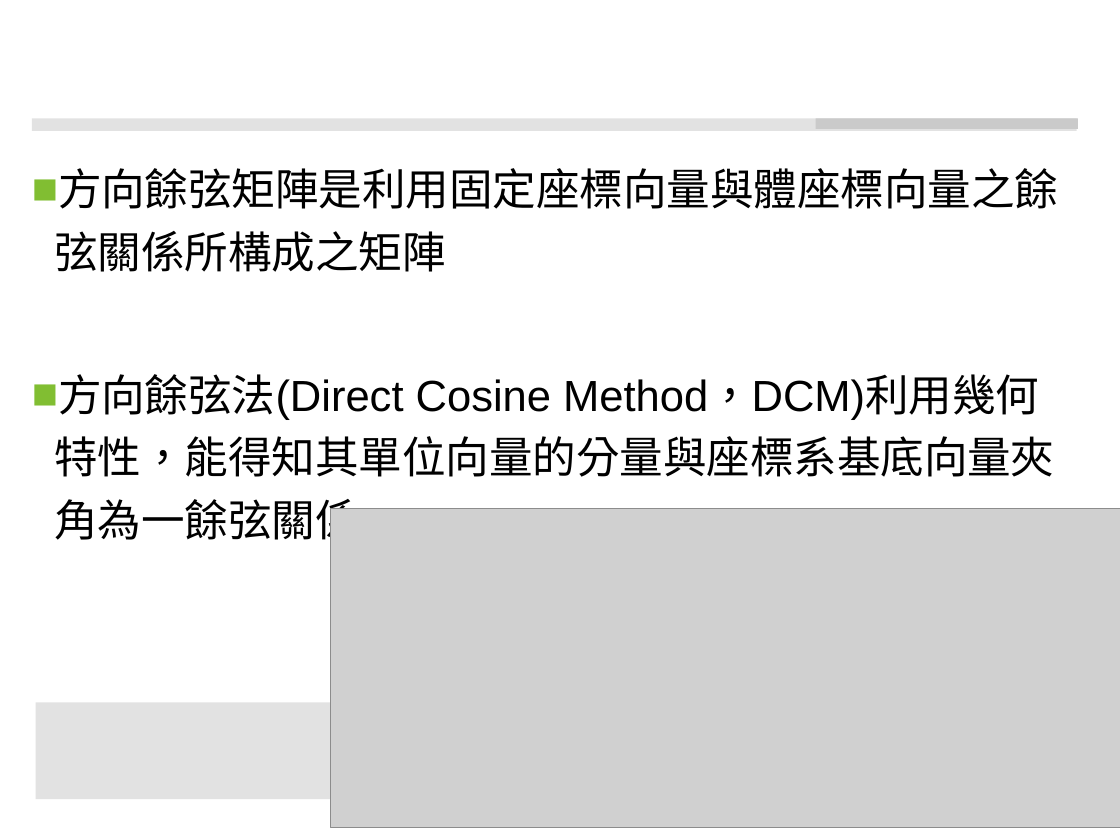
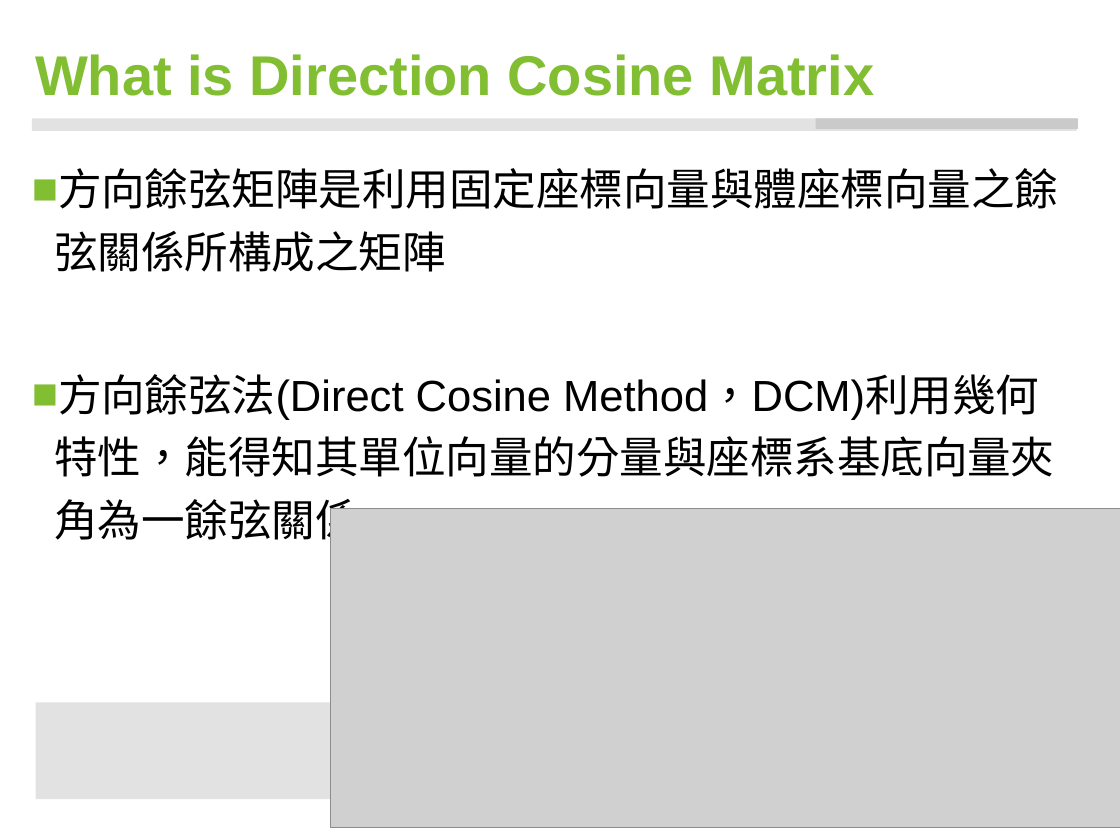
Before and after one commit to ccccjason/VR, a slide deck: slide 13 of data/my_dcm/DCM.pptx (slide 4 before the commit). Drawn at 1120x840 pixels with LibreOffice and Linux fonts; fonts in the diff are those of the drawing; grey boxes stand for pictures; background and template pictures are left out. Boxes give left, top, right and bottom in pixels: in the first picture for what was removed or moved away, otherwise in the second. Text is boxed around its words. In the diff, an @@ line names an element or a change of style, - is before the commit and + after.

```diff
--- a/data/my_dcm/DCM.pptx
+++ b/data/my_dcm/DCM.pptx
@@ title added at [35,54,875,96], 36 pt, text #81BE32, bold @@
+What is Direction Cosine Matrix
```
Also in this commit, not shown: 2 other slides changed, 9 slides added.
